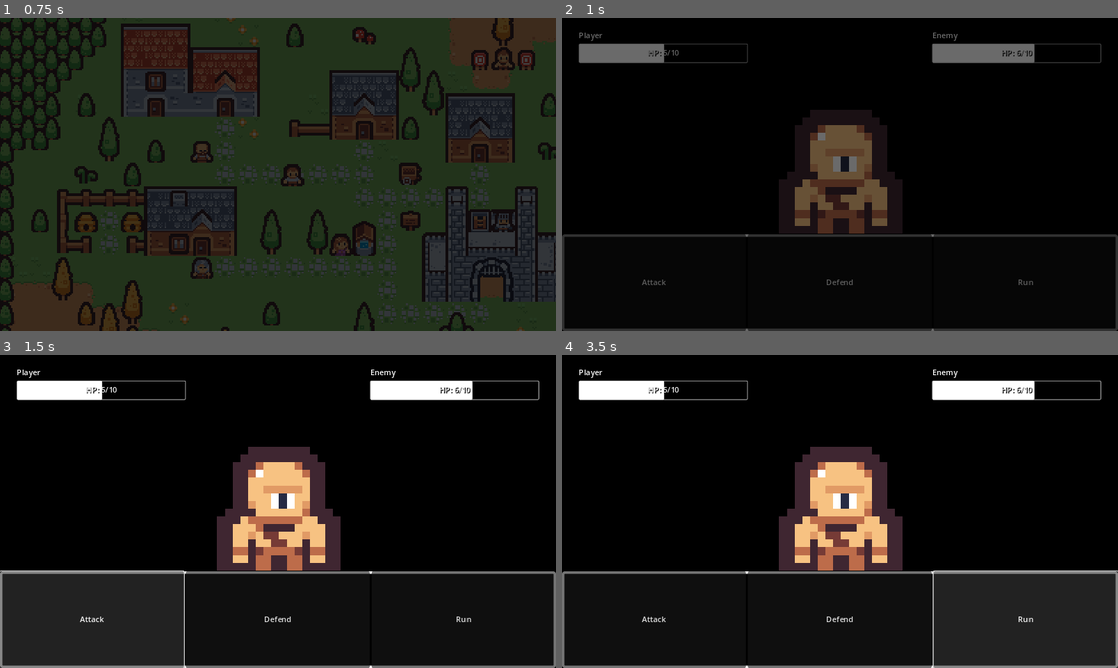
Above: before the commit, frames 1-4 (two rows, left to right).
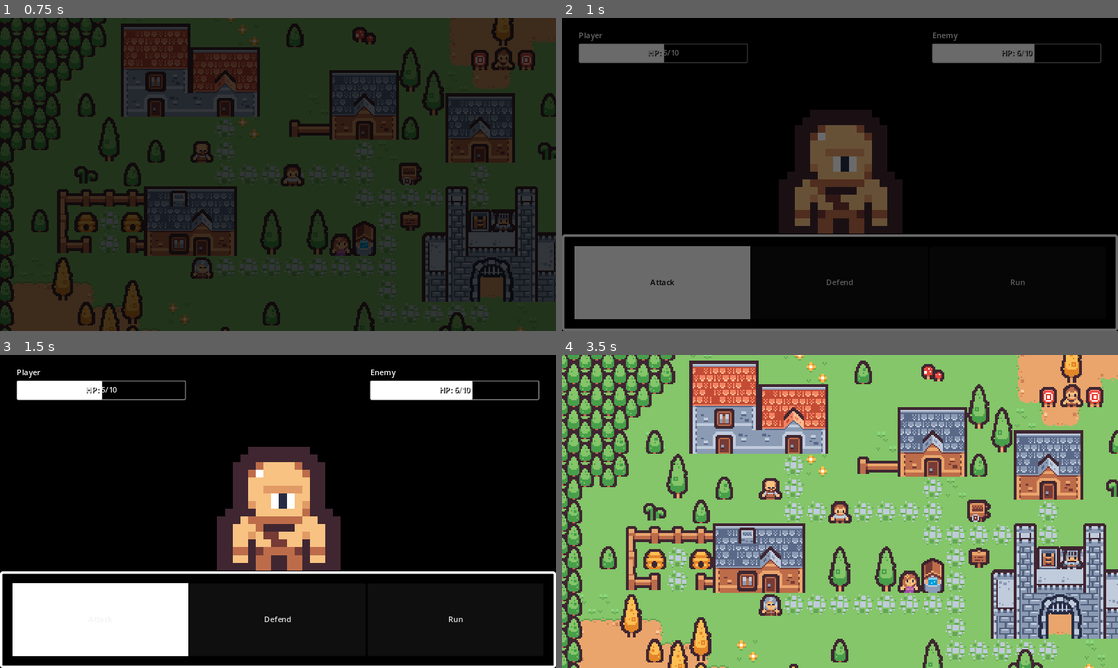
Above: after the commit, the same moments.

Repository: Teeohbee/TinyTown
Game: Godot game, scene res://world.tscn
Two runs of this game, one before a commit and one after it. Both use one fixed random seed, a clock stepped at 60 frames per second and the inputs below.
Inputs:
- Up to frame 1 (0.75 s): tap Enter (ui_accept) at 0.5, 0.6 s; hold Right (ui_right) from 0.53 s (still down)
- Up to frame 2 (1 s): keep holding Right (ui_right); tap Enter (ui_accept) at 0.77 s
- Up to frame 3 (1.5 s): tap Enter (ui_accept) at 1.07 s; release Right (ui_right) at 1.25 s; click "Attack" at 1.25 s
- Up to frame 4 (3.5 s): click "Defend" at 2 s; click "Run" at 2.75 s

Frame 1 is identical in both runs. In frame 2, 9.1% of the frame differs, in the area x 0-100%, y 69-100%; in frame 3, 12%; in frame 4, 100%, in the area x 0-100%, y 0-100%.

Commit message:
Update battle button functionality - Attack now grabs focus allowing controller navigation - Run will change back to the world scene

Diff:
--- a/battle.gd
+++ b/battle.gd
@@ -1,11 +1,21 @@
 extends Control
+
+# Constants for animation names and scene paths
+const INTRO_ANIMATION = "intro"
+const WORLD_SCENE_PATH = "res://world.tscn"
 
 
 # Called when the node enters the scene tree for the first time.
 func _ready():
-	$TextureRect/AnimationPlayer.play('intro')
+	$TextureRect/AnimationPlayer.play(INTRO_ANIMATION)
+	$Panel/ActionButtons/Attack.grab_focus()
 
 
 # Called every frame. 'delta' is the elapsed time since the previous frame.
 func _process(delta):
 	pass
+
+
+# Changes the current scene to the world scene when the run button is pressed
+func _on_run_pressed():
+	SceneTransition.change_scene_to_file(WORLD_SCENE_PATH)
--- a/battle.tscn
+++ b/battle.tscn
@@ -14,6 +14,45 @@
 corner_radius_top_right = 5
 corner_radius_bottom_right = 5
 corner_radius_bottom_left = 5
+
+[sub_resource type="StyleBoxFlat" id="StyleBoxFlat_oamix"]
+bg_color = Color(0, 0, 0, 1)
+
+[sub_resource type="StyleBoxFlat" id="StyleBoxFlat_qg0ci"]
+bg_color = Color(1, 1, 1, 1)
+
+[sub_resource type="StyleBoxFlat" id="StyleBoxFlat_ysjfu"]
+bg_color = Color(0, 0, 0, 1)
+
+[sub_resource type="StyleBoxFlat" id="StyleBoxFlat_kud70"]
+bg_color = Color(1, 1, 1, 1)
+
+[sub_resource type="Animation" id="Animation_1uaxp"]
+length = 0.001
+tracks/0/type = "value"
+tracks/0/imported = false
+tracks/0/enabled = true
+tracks/0/path = NodePath(".:scale")
+tracks/0/interp = 1
+tracks/0/loop_wrap = true
+tracks/0/keys = {
+"times": PackedFloat32Array(0),
+"transitions": PackedFloat32Array(1),
+"update": 0,
+"values": [Vector2(16, 16)]
+}
+tracks/1/type = "value"
+tracks/1/imported = false
+tracks/1/enabled = true
+tracks/1/path = NodePath(".:position")
+tracks/1/interp = 1
+tracks/1/loop_wrap = true
+tracks/1/keys = {
+"times": PackedFloat32Array(0),
+"transitions": PackedFloat32Array(1),
+"update": 0,
+"values": [Vector2(415, 127)]
+}
 
 [sub_resource type="Animation" id="Animation_2b4to"]
 resource_name = "intro"
@@ -43,33 +82,6 @@
 "values": [Vector2(450, 190), Vector2(450, 190), Vector2(415, 127), Vector2(450, 190), Vector2(415, 127), Vector2(450, 190)]
 }
 
-[sub_resource type="Animation" id="Animation_1uaxp"]
-length = 0.001
-tracks/0/type = "value"
-tracks/0/imported = false
-tracks/0/enabled = true
-tracks/0/path = NodePath(".:scale")
-tracks/0/interp = 1
-tracks/0/loop_wrap = true
-tracks/0/keys = {
-"times": PackedFloat32Array(0),
-"transitions": PackedFloat32Array(1),
-"update": 0,
-"values": [Vector2(16, 16)]
-}
-tracks/1/type = "value"
-tracks/1/imported = false
-tracks/1/enabled = true
-tracks/1/path = NodePath(".:position")
-tracks/1/interp = 1
-tracks/1/loop_wrap = true
-tracks/1/keys = {
-"times": PackedFloat32Array(0),
-"transitions": PackedFloat32Array(1),
-"update": 0,
-"values": [Vector2(415, 127)]
-}
-
 [sub_resource type="AnimationLibrary" id="AnimationLibrary_t2xde"]
 _data = {
 "RESET": SubResource("Animation_1uaxp"),
@@ -129,27 +141,45 @@
 grow_vertical = 0
 theme_override_styles/panel = SubResource("StyleBoxFlat_jcjq7")
 
-[node name="HBoxContainer" type="HBoxContainer" parent="Panel"]
-layout_mode = 1
-anchors_preset = 15
-anchor_right = 1.0
-anchor_bottom = 1.0
-grow_horizontal = 2
-grow_vertical = 2
-
-[node name="Button" type="Button" parent="Panel/HBoxContainer"]
+[node name="ActionButtons" type="HBoxContainer" parent="Panel"]
+custom_minimum_size = Vector2(1100, 150)
+layout_mode = 1
+anchors_preset = 8
+anchor_left = 0.5
+anchor_top = 0.5
+anchor_right = 0.5
+anchor_bottom = 0.5
+offset_left = -85.0
+offset_top = -15.5
+offset_right = 85.0
+offset_bottom = 15.5
+grow_horizontal = 2
+grow_vertical = 2
+
+[node name="Attack" type="Button" parent="Panel/ActionButtons"]
 layout_mode = 2
 size_flags_horizontal = 3
+theme_override_colors/font_focus_color = Color(0, 0, 0, 1)
+theme_override_styles/pressed = SubResource("StyleBoxFlat_oamix")
+theme_override_styles/focus = SubResource("StyleBoxFlat_qg0ci")
 text = "Attack"
 
-[node name="Button2" type="Button" parent="Panel/HBoxContainer"]
+[node name="Defend" type="Button" parent="Panel/ActionButtons"]
 layout_mode = 2
 size_flags_horizontal = 3
+theme_override_colors/font_pressed_color = Color(1, 1, 1, 1)
+theme_override_colors/font_focus_color = Color(0, 0, 0, 1)
+theme_override_styles/pressed = SubResource("StyleBoxFlat_ysjfu")
+theme_override_styles/focus = SubResource("StyleBoxFlat_kud70")
 text = "Defend"
 
-[node name="Button3" type="Button" parent="Panel/HBoxContainer"]
+[node name="Run" type="Button" parent="Panel/ActionButtons"]
 layout_mode = 2
 size_flags_horizontal = 3
+theme_override_colors/font_pressed_color = Color(1, 1, 1, 1)
+theme_override_colors/font_focus_color = Color(0, 0, 0, 1)
+theme_override_styles/pressed = SubResource("StyleBoxFlat_ysjfu")
+theme_override_styles/focus = SubResource("StyleBoxFlat_kud70")
 text = "Run"
 
 [node name="TextureRect" type="TextureRect" parent="."]
@@ -244,3 +274,5 @@
 theme_override_colors/font_color = Color(0.929412, 0.929412, 0.929412, 1)
 theme_override_colors/font_shadow_color = Color(0, 0, 0, 1)
 text = "HP: 6/10"
+
+[connection signal="pressed" from="Panel/ActionButtons/Run" to="." method="_on_run_pressed"]
--- a/player.gd
+++ b/player.gd
@@ -4,6 +4,7 @@
 const TILE_SIZE = 16
 const ANIMATION_SPEED = 4
 const TWEEN_DURATION = 1.0
+const BATTLE_SCENE_PATH = "res://battle.tscn"
 
 # Variables
 var inputs = {
@@ -23,7 +24,7 @@
 func _process(_delta):
 	handle_movement()
 	if Input.is_action_just_pressed("ui_accept"):
-		SceneTransition.change_scene_to_file("res://battle.tscn")
+		SceneTransition.change_scene_to_file(BATTLE_SCENE_PATH)
 
 
 # Handles player movement
@@ -35,11 +36,7 @@
 			if is_colliding(dir):
 				$AnimationPlayer.play("bump_" + dir)
 			else:
-				var tween = create_tween()
-				play_tween(tween, dir)
-				moving = true
-				await tween.finished
-				moving = false
+				move(dir)
 
 
 # Checks if the player will collide in the given direction
@@ -47,6 +44,15 @@
 	ray.target_position = inputs[dir] * TILE_SIZE
 	ray.force_raycast_update()
 	return ray.is_colliding()
+
+
+# Moves the player in the given direction using a tween
+func move(dir):
+	var tween = create_tween()
+	play_tween(tween, dir)
+	moving = true
+	await tween.finished
+	moving = false
 
 
 # Plays the tween for the player movement
--- a/scene_transition.gd
+++ b/scene_transition.gd
@@ -1,7 +1,12 @@
 extends CanvasLayer
 
+# Constants
+const DISSOLVE_ANIMATION = "dissolve"
+
+
+# Changes the current scene to the one specified by the file path
 func change_scene_to_file(file):
-	$AnimationPlayer.play('dissolve')
+	$AnimationPlayer.play(DISSOLVE_ANIMATION)
 	await $AnimationPlayer.animation_finished
 	get_tree().change_scene_to_file(file)
-	$AnimationPlayer.play_backwards('dissolve')
+	$AnimationPlayer.play_backwards(DISSOLVE_ANIMATION)
--- a/world.tscn
+++ b/world.tscn
@@ -917,6 +917,57 @@
 "values": [Vector2(0, 0)]
 }
 
+[sub_resource type="Animation" id="Animation_j7smn"]
+resource_name = "bump_ui_down"
+length = 0.2
+step = 0.05
+tracks/0/type = "value"
+tracks/0/imported = false
+tracks/0/enabled = true
+tracks/0/path = NodePath("Sprite2D:position")
+tracks/0/interp = 1
+tracks/0/loop_wrap = true
+tracks/0/keys = {
+"times": PackedFloat32Array(0, 0.1, 0.2),
+"transitions": PackedFloat32Array(1, 1, 1),
+"update": 0,
+"values": [Vector2(0, 0), Vector2(0, 2), Vector2(0, 0)]
+}
+
+[sub_resource type="Animation" id="Animation_y60qk"]
+resource_name = "bump_ui_left"
+length = 0.2
+step = 0.05
+tracks/0/type = "value"
+tracks/0/imported = false
+tracks/0/enabled = true
+tracks/0/path = NodePath("Sprite2D:position")
+tracks/0/interp = 1
+tracks/0/loop_wrap = true
+tracks/0/keys = {
+"times": PackedFloat32Array(0, 0.1, 0.2),
+"transitions": PackedFloat32Array(1, 1, 1),
+"update": 0,
+"values": [Vector2(0, 0), Vector2(-2, 0), Vector2(0, 0)]
+}
+
+[sub_resource type="Animation" id="Animation_fnshl"]
+resource_name = "bump_ui_right"
+length = 0.2
+step = 0.05
+tracks/0/type = "value"
+tracks/0/imported = false
+tracks/0/enabled = true
+tracks/0/path = NodePath("Sprite2D:position")
+tracks/0/interp = 1
+tracks/0/loop_wrap = true
+tracks/0/keys = {
+"times": PackedFloat32Array(0, 0.1, 0.2),
+"transitions": PackedFloat32Array(1, 1, 1),
+"update": 0,
+"values": [Vector2(0, 0), Vector2(2, 0), Vector2(0, 0)]
+}
+
 [sub_resource type="Animation" id="Animation_rt30o"]
 resource_name = "bump_up"
 length = 0.2
@@ -934,57 +985,6 @@
 "values": [Vector2(0, 0), Vector2(0, -2), Vector2(0, 0)]
 }
 
-[sub_resource type="Animation" id="Animation_j7smn"]
-resource_name = "bump_ui_down"
-length = 0.2
-step = 0.05
-tracks/0/type = "value"
-tracks/0/imported = false
-tracks/0/enabled = true
-tracks/0/path = NodePath("Sprite2D:position")
-tracks/0/interp = 1
-tracks/0/loop_wrap = true
-tracks/0/keys = {
-"times": PackedFloat32Array(0, 0.1, 0.2),
-"transitions": PackedFloat32Array(1, 1, 1),
-"update": 0,
-"values": [Vector2(0, 0), Vector2(0, 2), Vector2(0, 0)]
-}
-
-[sub_resource type="Animation" id="Animation_y60qk"]
-resource_name = "bump_ui_left"
-length = 0.2
-step = 0.05
-tracks/0/type = "value"
-tracks/0/imported = false
-tracks/0/enabled = true
-tracks/0/path = NodePath("Sprite2D:position")
-tracks/0/interp = 1
-tracks/0/loop_wrap = true
-tracks/0/keys = {
-"times": PackedFloat32Array(0, 0.1, 0.2),
-"transitions": PackedFloat32Array(1, 1, 1),
-"update": 0,
-"values": [Vector2(0, 0), Vector2(-2, 0), Vector2(0, 0)]
-}
-
-[sub_resource type="Animation" id="Animation_fnshl"]
-resource_name = "bump_ui_right"
-length = 0.2
-step = 0.05
-tracks/0/type = "value"
-tracks/0/imported = false
-tracks/0/enabled = true
-tracks/0/path = NodePath("Sprite2D:position")
-tracks/0/interp = 1
-tracks/0/loop_wrap = true
-tracks/0/keys = {
-"times": PackedFloat32Array(0, 0.1, 0.2),
-"transitions": PackedFloat32Array(1, 1, 1),
-"update": 0,
-"values": [Vector2(0, 0), Vector2(2, 0), Vector2(0, 0)]
-}
-
 [sub_resource type="AnimationLibrary" id="AnimationLibrary_fgia8"]
 _data = {
 "RESET": SubResource("Animation_nd4sk"),
Not shown: 1 places in battle.tscn that only renumber resources
